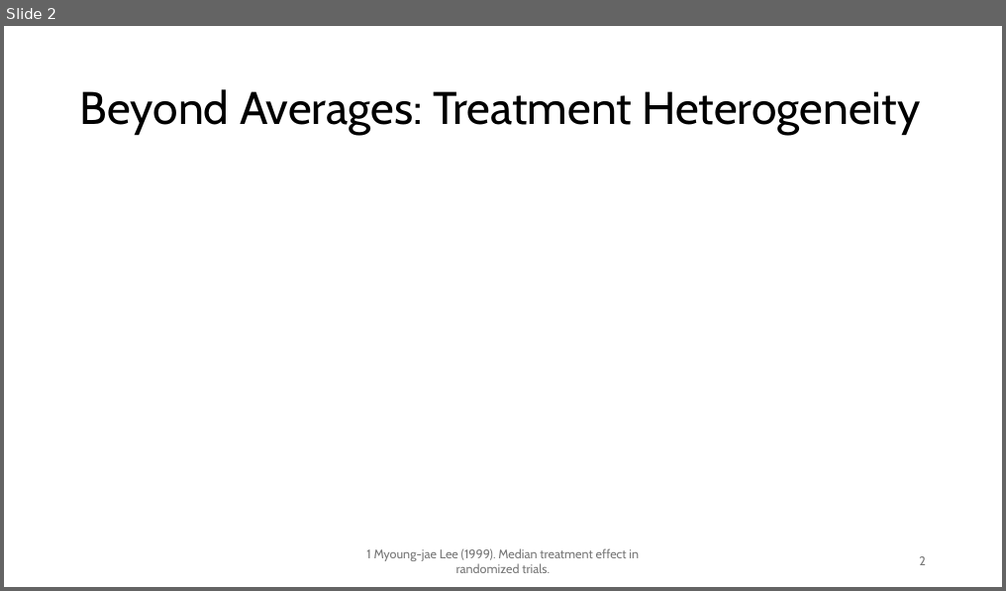
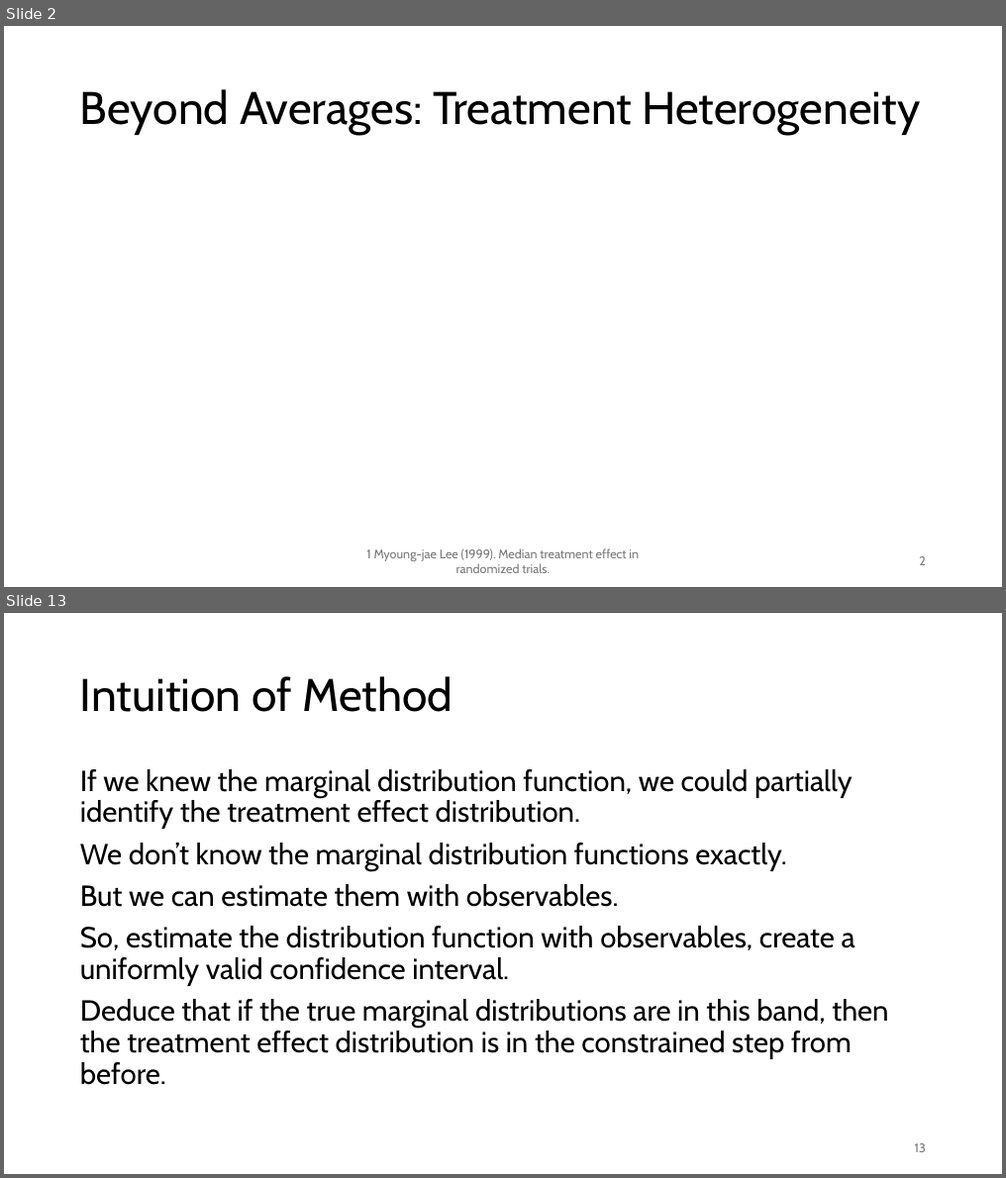
Before and after one commit to chasehmathis/dkw-ind-treat-effect, a slide deck: dkw-po-presentation.pptx. Shown one above the other, each under a label of ours: slide 2 before the commit, slides 2 and 13 after it; the slides between them are not shown. The pictures are 1006x591 and 1006x1178 pixels, drawn with LibreOffice and Linux fonts; fonts in the diff are those of the drawing; grey boxes stand for pictures. Boxes give left, top, right and bottom in pixels: in the first picture for what was removed or moved away, otherwise in the second. Text is boxed around its words. In the diff, an @@ line names an element or a change of style, - is before the commit and + after.

```diff
--- a/dkw-po-presentation.pptx
+++ b/dkw-po-presentation.pptx
@@ slide 13 added at [4, 613, 1002, 1174], background #FFFFFF @@
@@ title added at [80, 676, 452, 712], 44 pt, text #000000 @@
+Intuition of Method
@@ text added at [80, 769, 888, 1085], 28 pt, text #000000 @@
+If we knew the marginal distribution function, we could partially identify the treatment effect distribution.
+We don’t know the marginal distribution functions exactly.
+But we can estimate them with observables.
+So, estimate the distribution function with observables, create a uniformly valid confidence interval.
+Deduce that if the true marginal distributions are in this band, then the treatment effect distribution is in the constrained step from before.
@@ page number added at [915, 1144, 926, 1153], 12 pt, text #797979 @@
+13
```
Also in this commit, not shown: 1 slide changed, 8 other slides added, 11 other files.
